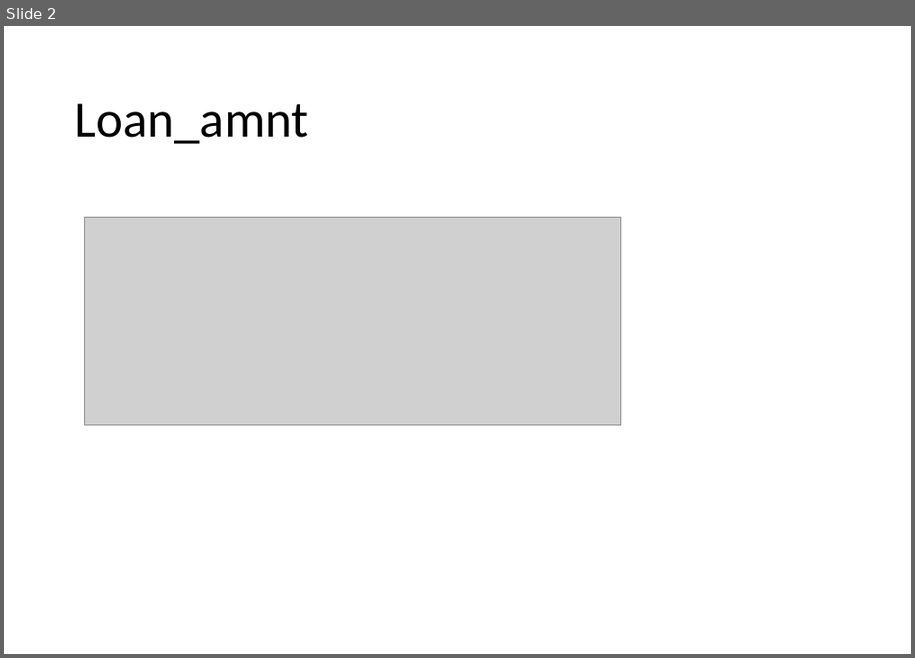
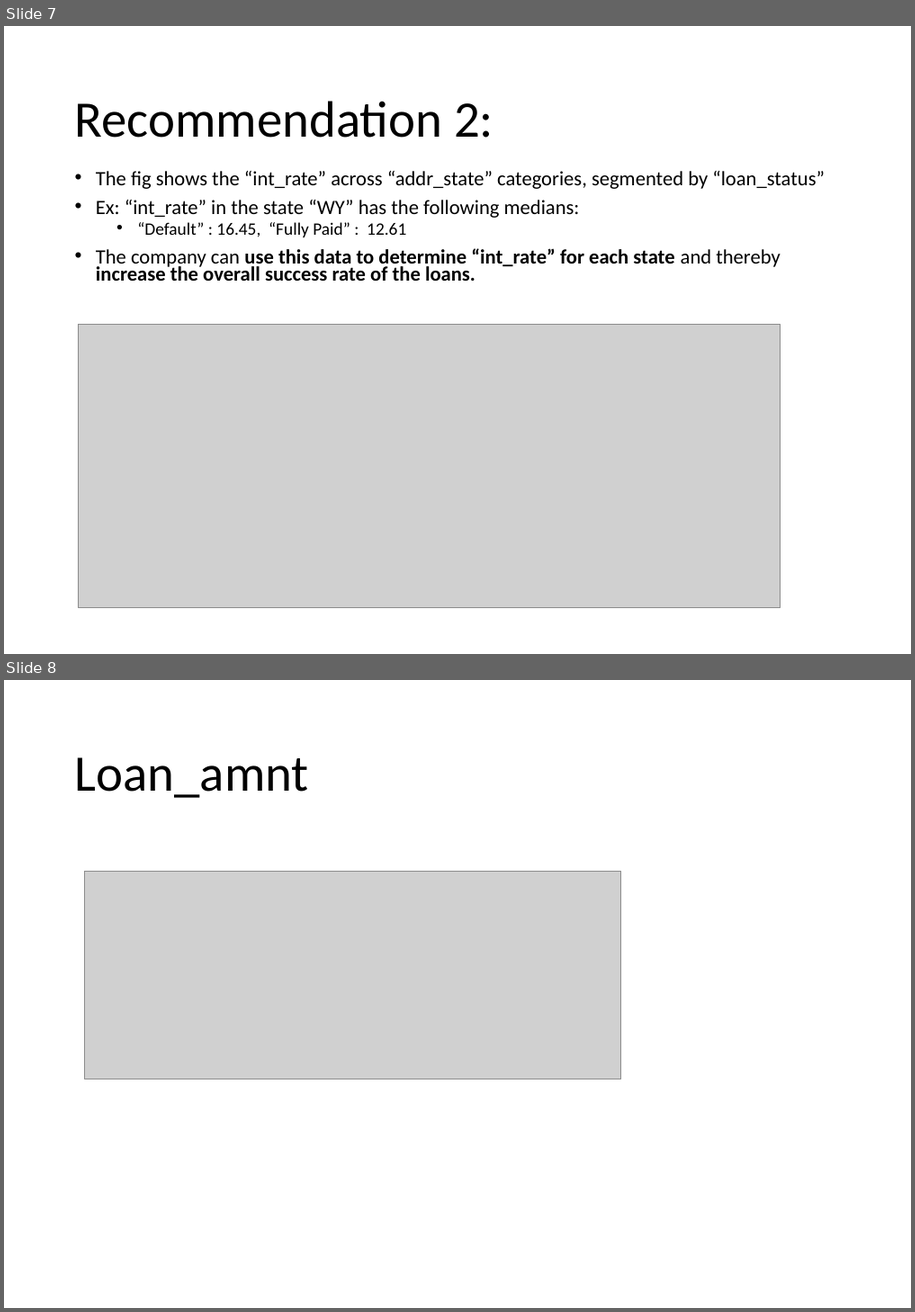
Before and after one commit to krishnajiraoh/upGrad_lending_club_case_study, a slide deck: Insights.pptx. Shown one above the other, each under a label of ours: slide 2 before the commit, slides 7 and 8 after it. The pictures are 915x658 and 915x1312 pixels, drawn with LibreOffice and Linux fonts; fonts in the diff are those of the drawing; grey boxes stand for pictures. Boxes give left, top, right and bottom in pixels: in the first picture for what was removed or moved away, otherwise in the second. Text is boxed around its words. In the diff, an @@ line names an element or a change of style, - is before the commit and + after.

```diff
--- a/Insights.pptx
+++ b/Insights.pptx
@@ slide 7 added at (4, 26, 911, 654), background #FFFFFF @@
@@ title added at (75, 101, 494, 138), 44 pt, text #000000 @@
+Recommendation 2:
@@ text added at (96, 171, 825, 281), 17.5 pt, text #000000 @@
+• The fig shows the “int_rate” across “addr_state” categories, segmented by “loan_status”
+• Ex: “int_rate” in the state “WY” has the following medians:
+  • “Default” : 16.45, “Fully Paid” : 12.61
+• The company can use this data to determine “int_rate” for each state and thereby increase the overall success rate of the loans.
@@ picture added at (79, 324, 781, 607) @@
@@ what was slide 2 is now slide 8 @@
```
Also in this commit, not shown: 5 slides changed, 1 other slide added, 3 slides removed.
